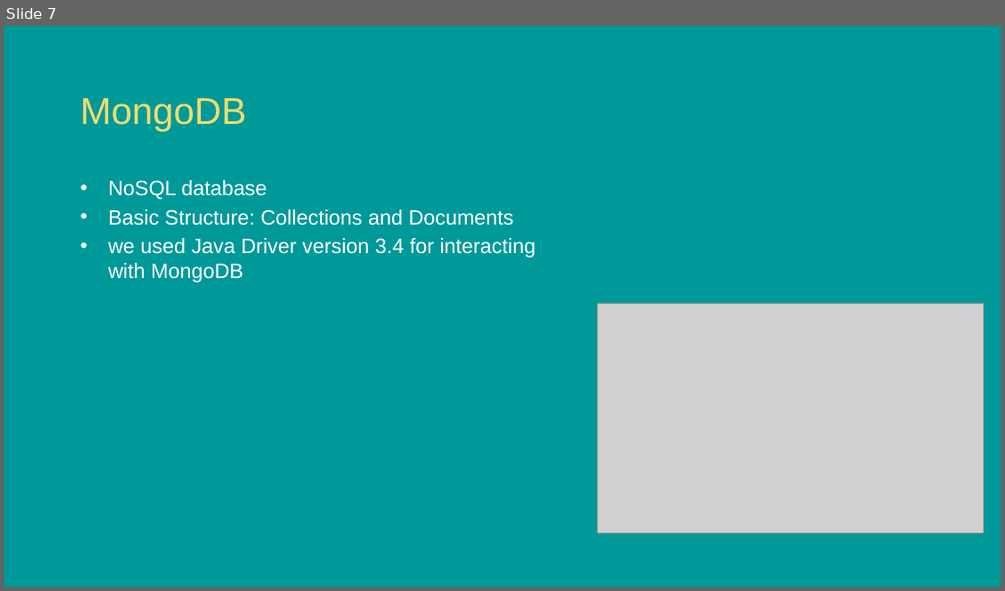
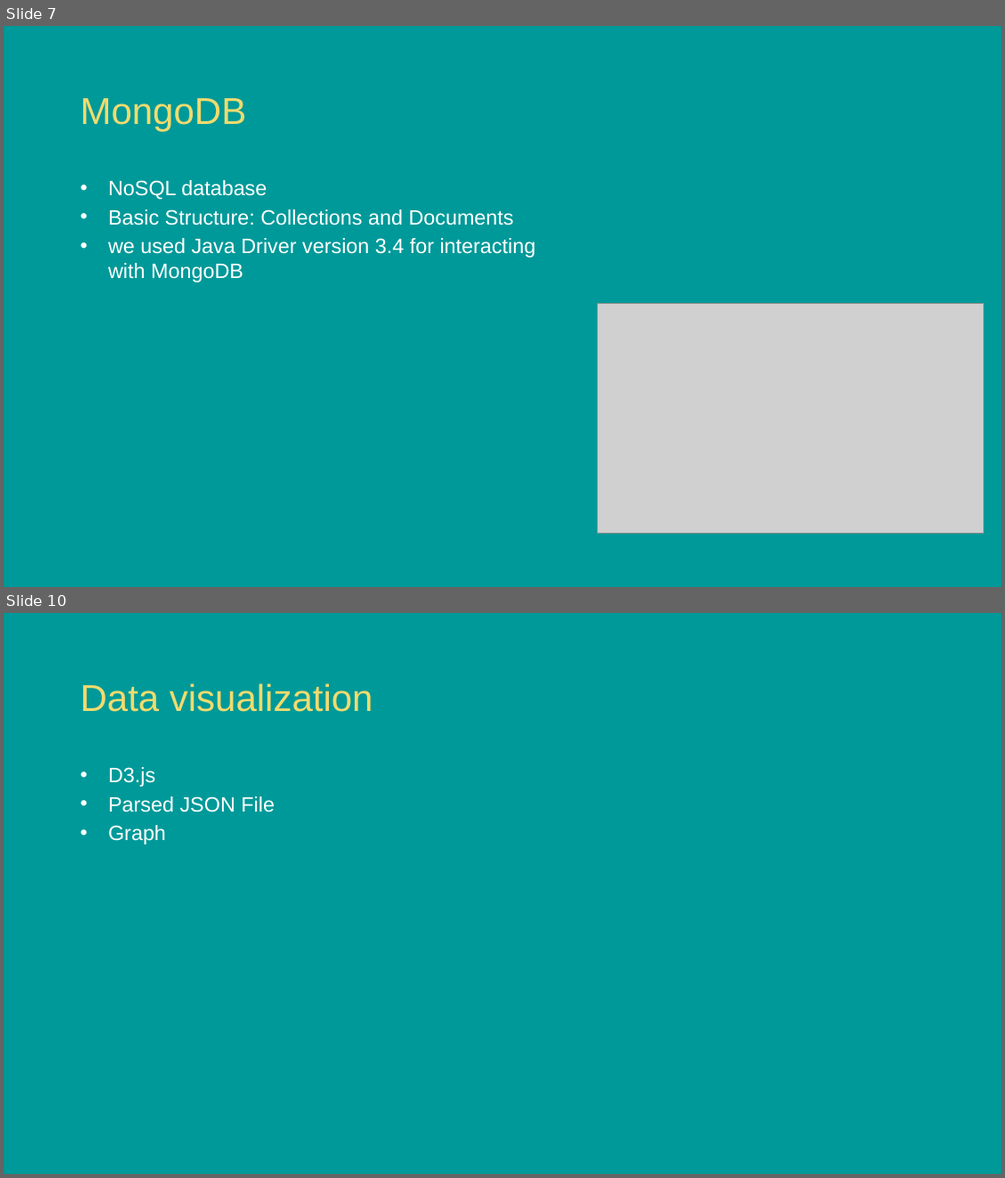
Before and after one commit to caspargross/ActivityAnalyser, a slide deck: TrackFit _Presentation.pptx. Shown one above the other, each under a label of ours: slide 7 before the commit, slides 7 and 10 after it; the slides between them are not shown. The pictures are 1005x591 and 1005x1178 pixels, drawn with LibreOffice and Linux fonts; fonts in the diff are those of the drawing; grey boxes stand for pictures; background and template pictures are left out. Boxes give left, top, right and bottom in pixels: in the first picture for what was removed or moved away, otherwise in the second. Text is boxed around its words. In the diff, an @@ line names an element or a change of style, - is before the commit and + after.

```diff
--- a/TrackFit _Presentation.pptx
+++ b/TrackFit _Presentation.pptx
@@ slide 10 added at bbox=[4, 613, 1001, 1174], background picture (left out) @@
@@ title added at bbox=[81, 683, 373, 712], 36 pt, text #F0DB6E @@
+Data visualization
@@ text added at bbox=[108, 767, 275, 844], 20 pt, text #FFFFFF @@
+• D3.js
+• Parsed JSON File
+• Graph
```
Also in this commit, not shown: 1 slide changed, 3 other slides added, 28 slides removed, 3 other files.
